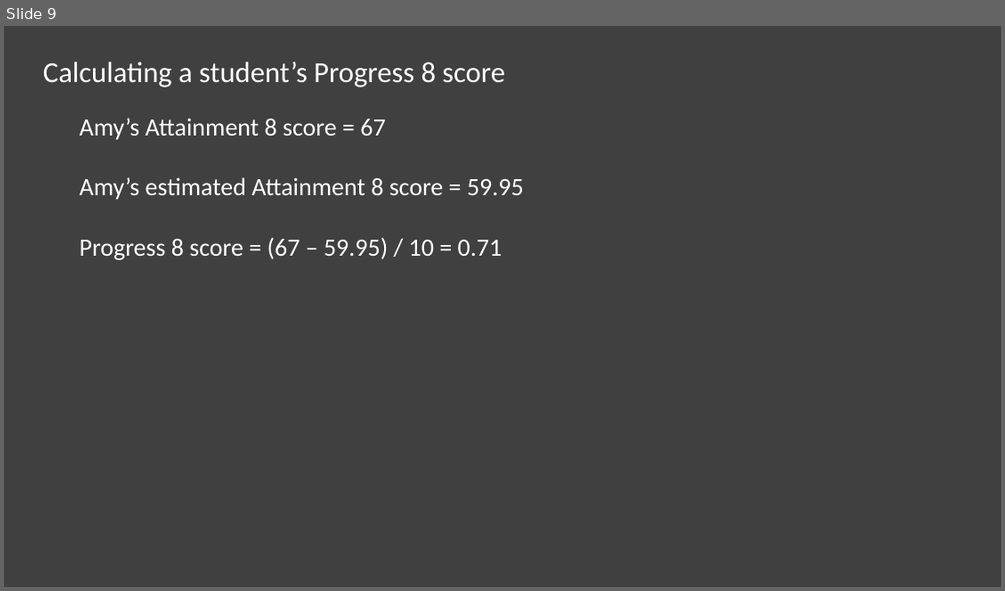
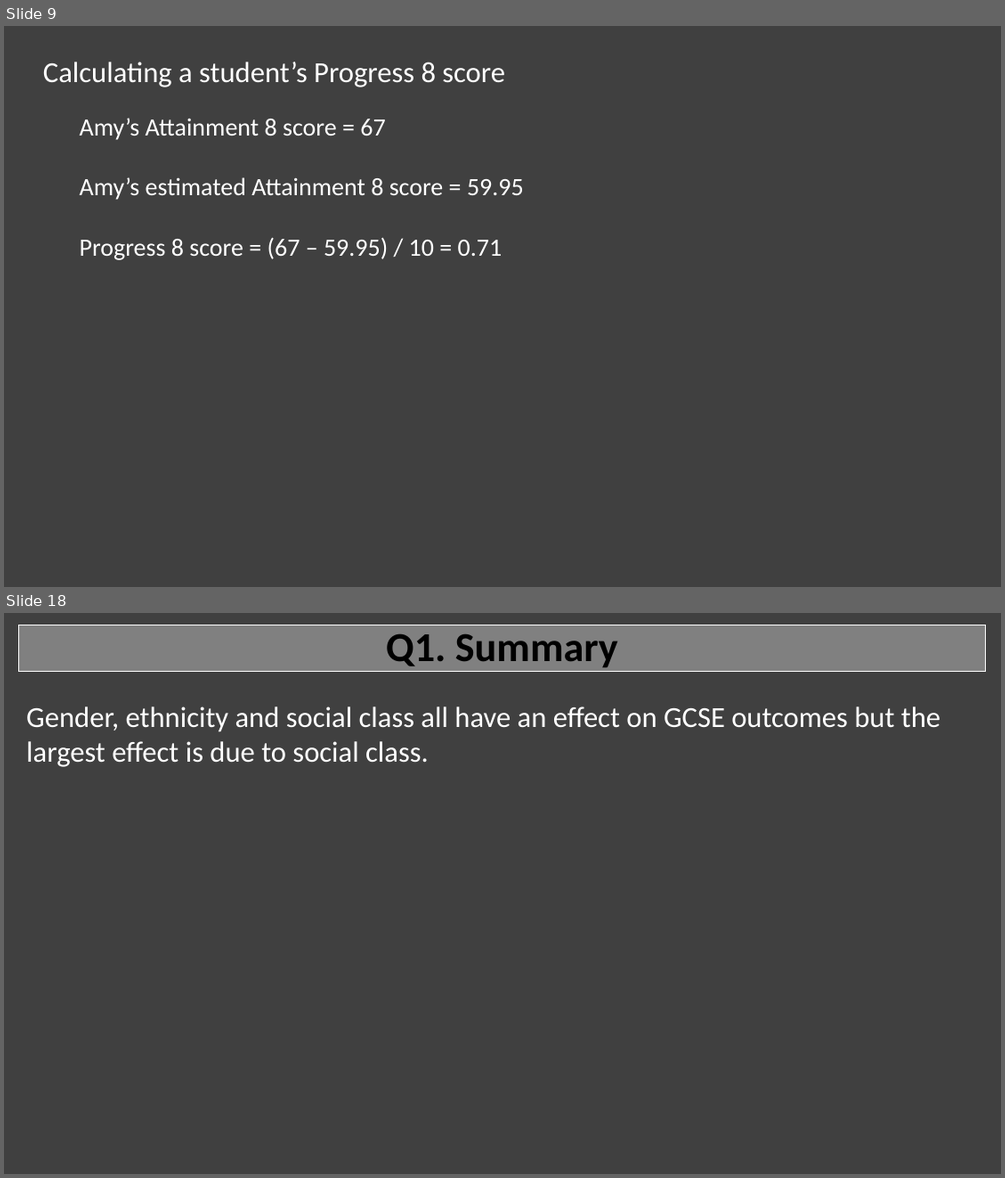
Before and after one commit to MoNawaz101/Project-1-Examination-Analysis, a slide deck: Project 1 Presentation.pptx. Shown one above the other, each under a label of ours: slide 9 before the commit, slides 9 and 18 after it; the slides between them are not shown. The pictures are 1005x591 and 1005x1178 pixels, drawn with LibreOffice and Linux fonts; fonts in the diff are those of the drawing. Boxes give left, top, right and bottom in pixels: in the first picture for what was removed or moved away, otherwise in the second. Text is boxed around its words. In the diff, an @@ line names an element or a change of style, - is before the commit and + after.

```diff
--- a/Project 1 Presentation.pptx
+++ b/Project 1 Presentation.pptx
@@ slide 18 added at (x1=4, y1=613, x2=1001, y2=1174), background #404040 @@
@@ title added at (x1=19, y1=625, x2=985, y2=672), fill #808080, outline #FFFFFF 0.75 pt, 39.6 pt, text #000000, bold @@
+Q1. Summary
@@ text added at (x1=26, y1=706, x2=940, y2=767), 28 pt, text #FFFFFF @@
+Gender, ethnicity and social class all have an effect on GCSE outcomes but the largest effect is due to social class.
```
Also in this commit, not shown: 10 slides changed, 5 other slides added, 1 slide removed, 44 other files.
